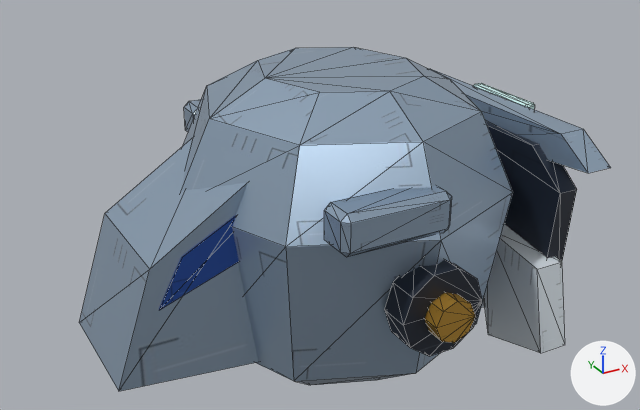
What one commit did to the glTF model public/art/3d/models/helmet/sallet.glb.
Before and after are seen from a 50 mm camera at (-0.347, -0.6, 0.464) aimed at (-0.023, -0.012, 0.17). Arrows for +X, +Y and +Z are at lower right; the lights stay in place. The first picture is the older version. Mesh edges are drawn as thin lines. Vertices at exactly the same position are counted once.

The older version as bpy lines, for what is in view:
```python
me_head_plates = bpy.data.meshes.new('head_plates')
me_head_plates.from_pydata(...)  # 320 vertices, 564 faces; spans x -0.215..0.181, y -0.17..0.17, z 0.025..0.28
# faces by material slot: [196, 136, 24, 52, 56, 88, 12]
me_head_plates.materials.append(mat_painted_silver)  # picture img_image_0
me_head_plates.materials.append(mat_painted_dark)  # picture img_image_0
me_head_plates.materials.append(mat_eye_glow)  # picture img_image_0, glowing cyan #aaede2
me_head_plates.materials.append(mat_painted_white)  # picture img_image_0
me_head_plates.materials.append(mat_painted_gold)  # picture img_image_0
me_head_plates.materials.append(mat_team_trim)  # picture img_image_0
me_head_plates.materials.append(mat_painted_blue)  # picture img_image_0
ob_head = bpy.data.objects.new('head', me_head_plates)
ob_head.location = (0.0, 0.0, 0.0)
```
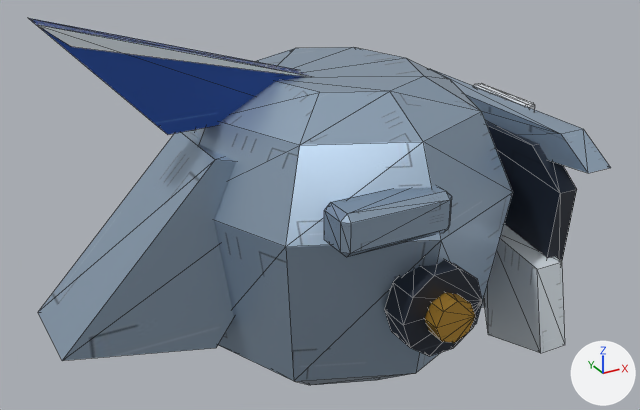
Where the change shows, as pixel boxes [x1, y1, x2, y2] in the pictures (640 x 410 px):
'head', reshaped (9% wider, 7% taller)
    before: [79, 47, 611, 391]
    after: [29, 18, 611, 385]
part 1 of me_head_plates, rebuilt
    before: [79, 139, 258, 391]
    after: [38, 131, 236, 361]
part 2 of me_head_plates, deleted (blue)
    before: [159, 216, 239, 310]
part 3 of me_head_plates, added (blue)
    after: [29, 18, 310, 135]
part 4 of me_head_plates, surface changed
    both: [473, 83, 535, 109]

The change in detail:
me_head_plates is used by ob_head; location (0.0, 0.0, 0.0).
me_head_plates had 320 vertices, 564 faces and spanned x -0.215..0.181, y -0.17..0.17, z 0.025..0.28.
me_head_plates now has 324 vertices, 568 faces and spans x -0.249..0.181, y -0.17..0.17, z 0.025..0.341.
me_head_plates part 1: the loose piece of 10 vertices spanning x -0.215..-0.036, y -0.055..0.055, z 0.067..0.237 is rebuilt with 8 vertices and now spans x -0.249..-0.037, y -0.038..0.038, z 0.08..0.237.
me_head_plates part 2: the loose piece of 8 vertices spanning x -0.18..-0.08, y -0.056..0.056, z 0.137..0.218 is deleted.
Part 3, on me_head_plates:
14 vertices are added at x -0.232..-0.015, y -0.012..0.012, z 0.252..0.341.
8 new faces join them, mat_painted_white (picture img_image_0).
12 new faces join them, mat_painted_blue (picture img_image_0).
me_head_plates part 4: 112 kept faces spanning x 0.154..0.181, y -0.102..0.103, z 0.158..0.235 get new texture (UV) coordinates.
